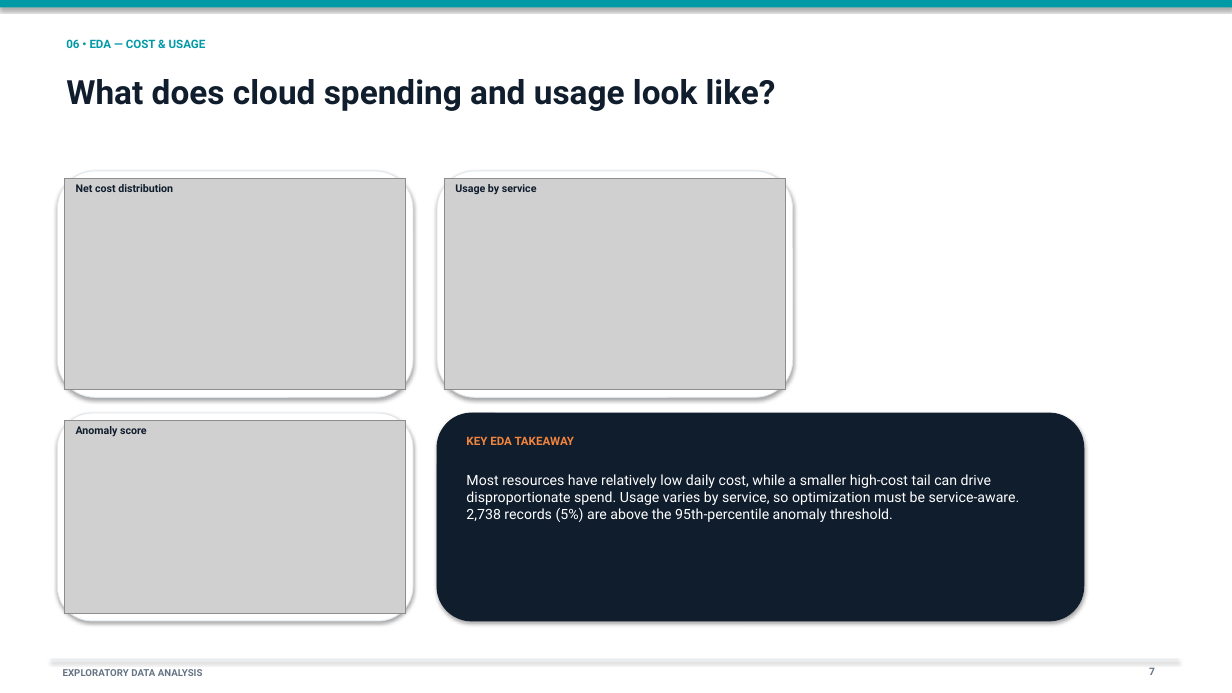
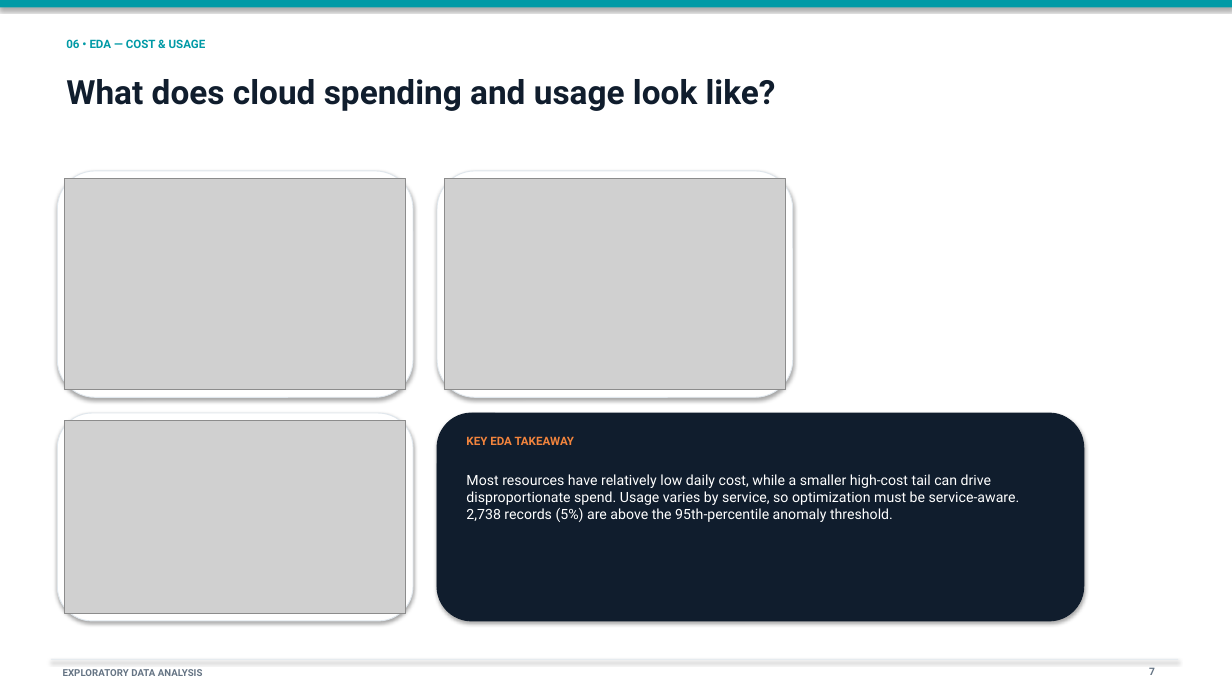
Before and after one commit to Proms32/Accenture-capstone-project, a slide deck: slide 8 of Cloud_Cost_Optimization_Professional_Deck_Final.pptx. Drawn at 1232x693 pixels with LibreOffice and Linux fonts; fonts in the diff are those of the drawing; grey boxes stand for pictures. Boxes give left, top, right and bottom in pixels: in the first picture for what was removed or moved away, otherwise in the second. Text is boxed around its words. In the diff, an @@ line names an element or a change of style, - is before the commit and + after.

```diff
--- a/Cloud_Cost_Optimization_Professional_Deck_Final.pptx
+++ b/Cloud_Cost_Optimization_Professional_Deck_Final.pptx
@@ text removed at <box>76,184,173,192</box> @@
-Net cost distribution
@@ text removed at <box>455,184,537,194</box> @@
-Usage by service
@@ text removed at <box>76,426,147,436</box> @@
-Anomaly score
```
Also in this commit, not shown: 6 other slides changed.
